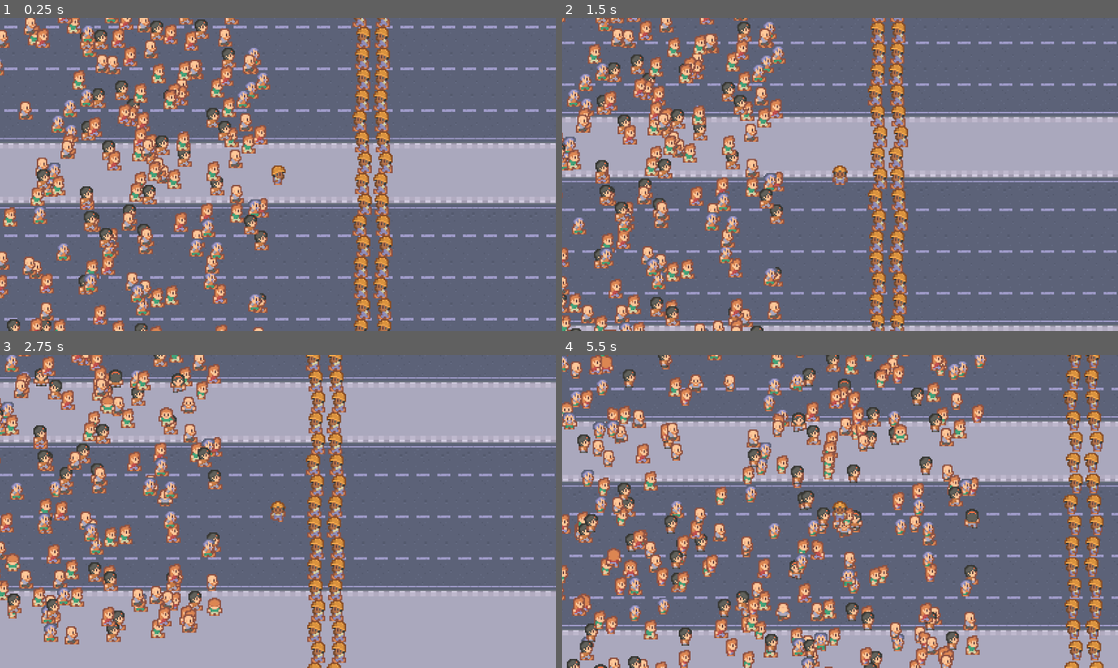
Above: before the commit, frames 1-4 (two rows, left to right).
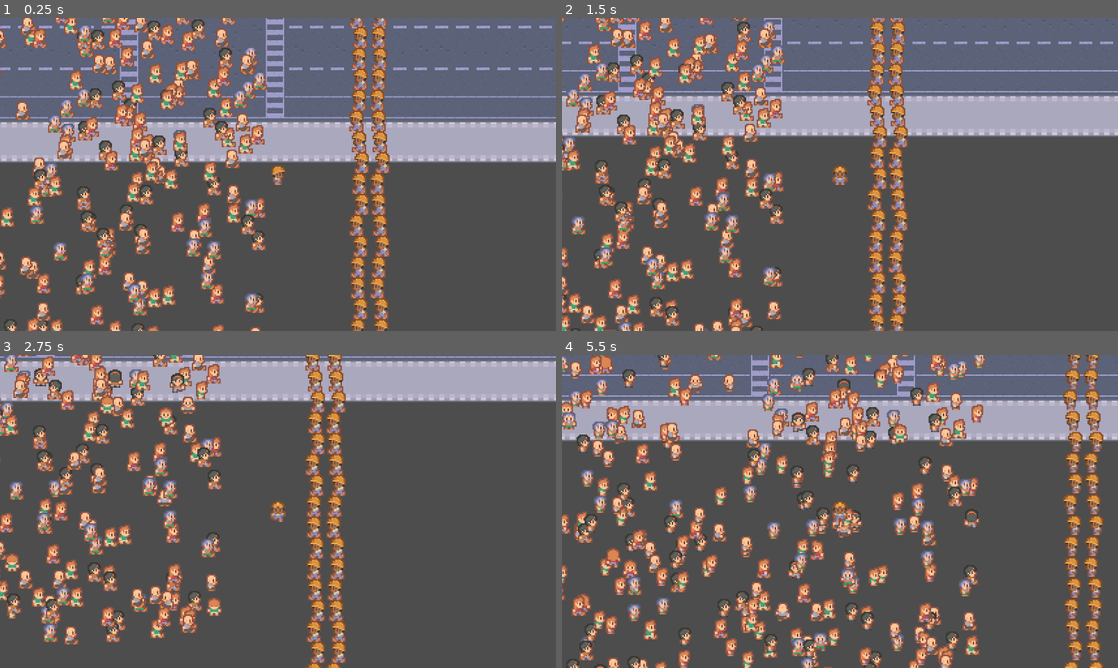
Above: after the commit, the same moments.

Repository: Theo-Desmet/jam_feb_2024
Game: Godot game, scene res://main.tscn
Two runs of this game, one before a commit and one after it. Both use one fixed random seed, a clock stepped at 60 frames per second and the inputs below.
Inputs:
- Up to frame 1 (0.25 s): no input
- Up to frame 2 (1.5 s): hold D (right) 0.53-1.28 s; hold S (down) from 1.28 s (still down)
- Up to frame 3 (2.75 s): release S (down) at 2.03 s; hold D (right) from 2.03 s (still down)
- Up to frame 4 (5.5 s): release D (right) at 2.78 s; hold W (up) 2.78-3.53 s; hold A (left) 3.53-5.03 s; hold S (down) from 5.03 s (still down)

The runs differ from the first frame. In frame 1, 70% of the frame differs, in the area x 0-100%, y 0-100%; in frame 2, 63%; in frame 3, 81%; in frame 4, 67%.

Commit message:
add block spawner system + globalSignal

Diff:
--- /dev/null
+++ b/Scenes/BlockSpawner.tscn
@@ -0,0 +1,6 @@
+[gd_scene load_steps=2 format=3 uid="uid://bgn5p702bvqdu"]
+
+[ext_resource type="Script" path="res://Scripts/BlockSpawner.gd" id="1_68hrq"]
+
+[node name="BlockSpawner" type="Node2D"]
+script = ExtResource("1_68hrq")
--- a/Scripts/ABlock.gd
+++ b/Scripts/ABlock.gd
@@ -3,11 +3,18 @@
 
 # Called when the node enters the scene tree for the first time.
 func _ready():
-	print("TEST");
+	#print("Instance");
+	pass
 	#pass # Replace with function body.
 
-
+var id;
 # Called every frame. 'delta' is the elapsed time since the previous frame.
 func _process(delta):
 	global_position.x -= 0.2;
-	pass
+	if (($TileMap.get_used_rect().size.x * 16) + global_position.x) < 0:
+		GlobalSignal.BlockDestroyed.emit();
+		queue_free()
+
+
+func getSize():
+	return $TileMap.get_used_rect().size;
--- /dev/null
+++ b/Scripts/BlockSpawner.gd
@@ -0,0 +1,47 @@
+extends Node2D
+
+var block1 = preload("res://Scenes/Blocks/Block1.tscn");
+var block2 = preload("res://Scenes/Blocks/Block2.tscn");
+var block3 = preload("res://Scenes/Blocks/Block3.tscn");
+# Called when the node enters the scene tree for the first time.
+
+var blocks = [];
+var lastId = 0;
+var renderedPos = [];
+
+func _ready():
+	randomize();
+	blocks.append(block1);
+	blocks.append(block2);
+	blocks.append(block3);
+	GlobalSignal.connect("BlockDestroyed", spawnBlockSignal);
+	spawnBlock(Vector2i(0, 0));
+	spawnBlock(Vector2i(renderedPos[0].x * 16, 0));
+	spawnBlock(Vector2i((renderedPos[0].x * 16) + (renderedPos[1].x * 16), 0));
+	spawnBlock(Vector2i((renderedPos[0].x * 16) + (renderedPos[1].x * 16) + (renderedPos[2].x * 16), 0));
+	spawnBlock(Vector2i((renderedPos[0].x * 16) + (renderedPos[1].x * 16)\
+	 + (renderedPos[2].x * 16) + (renderedPos[3].x * 16), 0));
+
+func spawnBlockSignal():
+	renderedPos.pop_at(0);
+	var pos = 0;
+	for i in range(len(renderedPos)):
+		pos += renderedPos[i].x * 16;
+	spawnBlock(Vector2i(pos, 0));
+
+func spawnFirstBlocks():
+	pass
+
+
+func spawnBlock(pos):
+	print(pos);
+	var r = randi_range(0, 2);
+	var block = blocks[r].instantiate();
+	block.global_position = pos
+	add_child(block);
+	renderedPos.append(block.getSize());
+
+# Called every frame. 'delta' is the elapsed time since the previous frame.
+func _process(delta):
+	#print(renderedPos)
+	pass
--- /dev/null
+++ b/Scripts/GlobalSignal.gd
@@ -0,0 +1,12 @@
+extends Node
+
+signal BlockDestroyed;
+
+# Called when the node enters the scene tree for the first time.
+func _ready():
+	pass # Replace with function body.
+
+
+# Called every frame. 'delta' is the elapsed time since the previous frame.
+func _process(delta):
+	pass
--- a/main.tscn
+++ b/main.tscn
@@ -1,8 +1,9 @@
-[gd_scene load_steps=6 format=3 uid="uid://2nbq7eb4c36y"]
+[gd_scene load_steps=7 format=3 uid="uid://2nbq7eb4c36y"]
 
 [ext_resource type="Script" path="res://main.gd" id="1_4e1l2"]
 [ext_resource type="PackedScene" uid="uid://wp7dw50ovdcm" path="res://tile_map.tscn" id="1_kvpk1"]
 [ext_resource type="PackedScene" uid="uid://cx5n27yel6umx" path="res://riot_arena.tscn" id="2_26x0f"]
+[ext_resource type="PackedScene" uid="uid://crgheffexcbua" path="res://test.tscn" id="3_tam4i"]
 [ext_resource type="PackedScene" uid="uid://c8byjbhaacnip" path="res://player.tscn" id="4_nunlq"]
 [ext_resource type="PackedScene" uid="uid://deqb2kx4xg0r3" path="res://pocile_area.tscn" id="5_pnngi"]
 
@@ -10,6 +11,9 @@
 script = ExtResource("1_4e1l2")
 
 [node name="TileMap" parent="." instance=ExtResource("1_kvpk1")]
+visible = false
+
+[node name="Test" parent="." instance=ExtResource("3_tam4i")]
 
 [node name="fps" type="Label" parent="."]
 anchors_preset = -1
--- a/player.gd
+++ b/player.gd
@@ -25,7 +25,7 @@
 		last_input = "down_stop"
 	if !Input.is_action_pressed("down") and !Input.is_action_pressed("up") and !Input.is_action_pressed("left") and !Input.is_action_pressed("right"):
 		$body/sprite.animation = last_input
-		velocity.x -= 0.2
+		velocity.x -= 0.1
 		position += velocity * delta * speed
 		position = position.clamp(Vector2.ZERO,screen_size)
 	else:
--- a/player.tscn
+++ b/player.tscn
@@ -123,7 +123,7 @@
 [node name="sprite" type="AnimatedSprite2D" parent="body"]
 texture_filter = 1
 sprite_frames = SubResource("SpriteFrames_yi1ul")
-animation = &"up_stop"
+animation = &"down"
 
 [node name="Camera2D" type="Camera2D" parent="."]
 zoom = Vector2(3, 3)
--- a/project.godot
+++ b/project.godot
@@ -14,6 +14,10 @@
 run/main_scene="res://main.tscn"
 config/features=PackedStringArray("4.2", "Forward Plus")
 config/icon="res://icon.svg"
+
+[autoload]
+
+GlobalSignal="*res://Scripts/GlobalSignal.gd"
 
 [display]
 
--- /dev/null
+++ b/test.tscn
@@ -0,0 +1,7 @@
+[gd_scene load_steps=2 format=3 uid="uid://crgheffexcbua"]
+
+[ext_resource type="PackedScene" uid="uid://bgn5p702bvqdu" path="res://Scenes/BlockSpawner.tscn" id="1_a7vdv"]
+
+[node name="Test" type="Node2D"]
+
+[node name="BlockSpawner" parent="." instance=ExtResource("1_a7vdv")]
